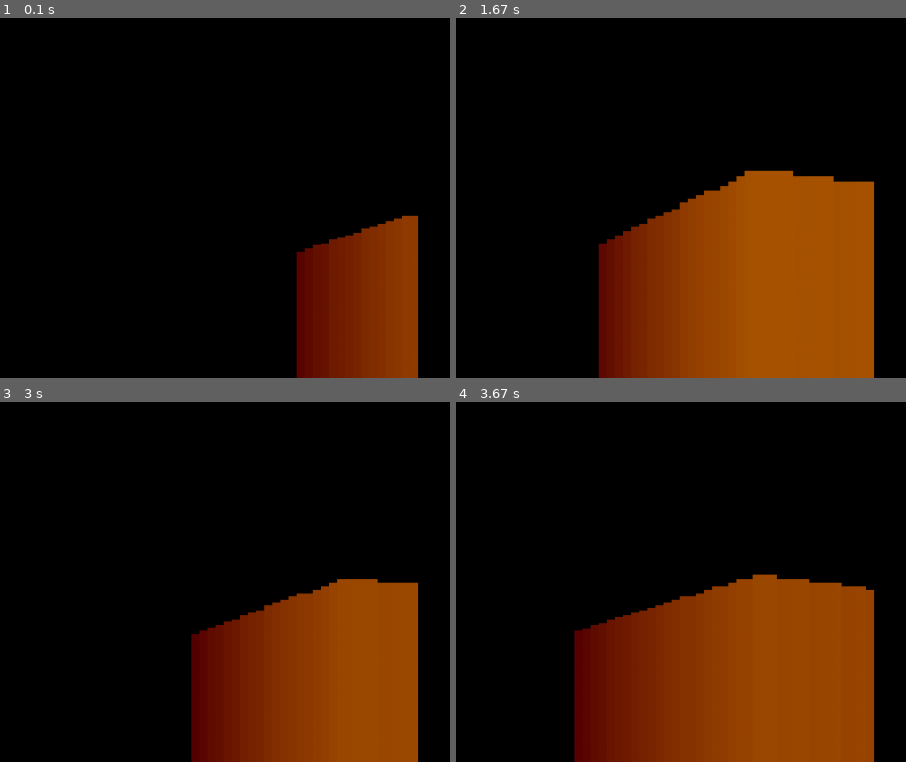
Above: before the commit, frames 1-4 (two rows, left to right).
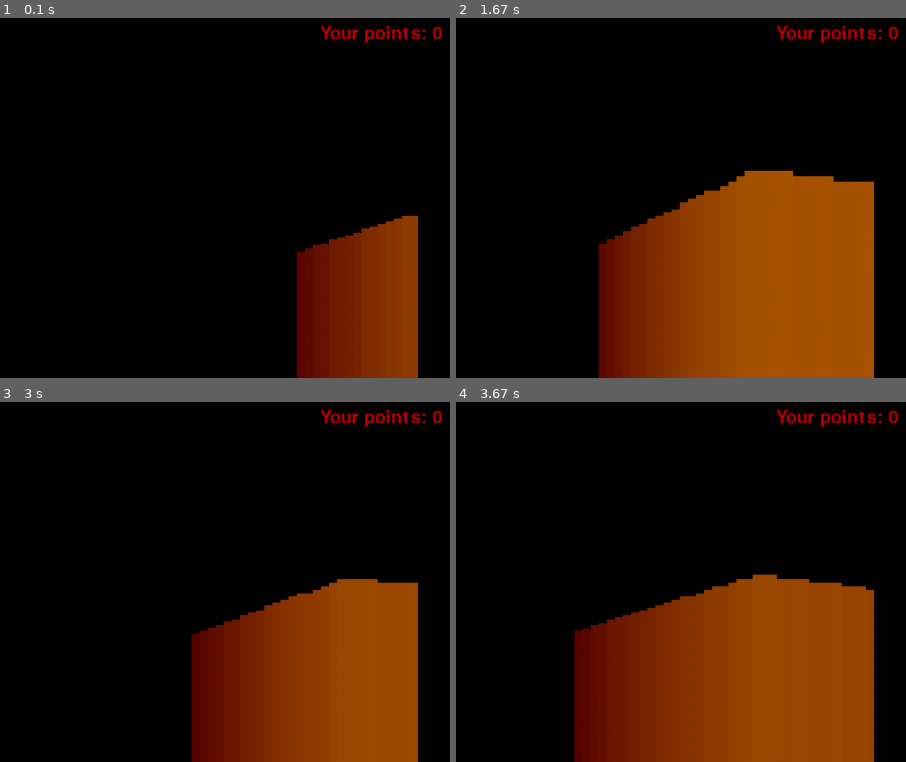
Above: after the commit, the same moments.

Repository: RefasTV/DoomPygame
Game: pygame game, started from Game.py
Two runs of this game, one before a commit and one after it. Both use one fixed random seed, a clock stepped at 60 frames per second and the inputs below.
Inputs (mouse positions are % of the whole screen's width and height, from its top left):
- Up to frame 1 (0.1 s): no input
- Up to frame 2 (1.67 s): hold D 0.33-0.8 s; move the mouse to (46, 54) at 0.37 s; hold W 0.83-1.3 s; move the mouse to (82, 47) at 0.87 s; hold D from 1.33 s (still down); move the mouse to (26, 51) at 1.37 s
- Up to frame 3 (3 s): release D at 1.8 s; hold A 1.83-2.37 s; move the mouse to (19, 35) at 1.87 s; hold S 2.4-2.87 s; move the mouse to (65, 15) at 2.43 s; hold A from 2.9 s (still down); move the mouse to (62, 59) at 2.93 s
- Up to frame 4 (3.67 s): release A at 3.37 s; hold W from 3.4 s (still down); move the mouse to (52, 16) at 3.43 s
The pictures show only the part of the screen within x 44-94%, y 5-55%; the shares and areas given below are measured in that part.

The runs differ from the first frame. In frame 1, 0.5% of the frame differs, in the area x 71-99%, y 2-7%; in frame 2, 0.5%; in frame 3, 0.5%; in frame 4, 0.5%.

Commit message:
Points in corner

Diff:
--- a/Game.py
+++ b/Game.py
@@ -1,5 +1,9 @@
 #######Imports###############
 import pygame, math, random
+
+##########Run################
+pygame.init()
+pygame.font.init()
 
 #### COLORS ####
 orange = (255,171,0)
@@ -20,9 +24,8 @@
 dist = numRays / (2 * math.tan(math.pi/3))
 FOV = math.pi / 3
 deltaAngle = FOV / numRays        # FOV / numRays
-
-##########Run################
-pygame.init()
+isInMenu = False
+font = pygame.font.Font(None, 30)
 
 ###########Classes###########
 class Ray:
@@ -155,6 +158,14 @@
                 if (self.map[j][i] == 1):
                     self.possibleSelect.append((i,j))
 
+    def PrintPoints(self):
+        text = font.render("Your points: " + str(player.points), True, (188,0,0))
+        screen.blit(text,(H - 200,50))
+
+class Menu:
+    def showMenu(self):
+        pygame.draw.rect(screen, orange, (H / 4, W / 4, H / 2, W / 2))
+
 class Player:
     def __init__(self):
         self.posX = 150
@@ -206,11 +217,12 @@
         if (map.colorMap[int(GHPy // 100)][int(GHPx // 100)] == green): # if in colored block:
             player.points += 1
             map.NewTarget()
-            print("Your points:", player.points)
+            #print("Your points:", player.points)
 
 ##########Class Objects##########
 player = Player()
 map = Map()
+menu = Menu()
 
 ###### MUST BE HERE #####
 rays = [0] * numRays
@@ -232,31 +244,40 @@
 ######### Game Loop##############
 while run:
     clock.tick(600)
-    for i in range(numRays):
-        if i == numRays / 2 - 0.5:
-            rays[i] = Ray(player.angle)
-        if i < numRays / 2:
-            rays[i] = Ray(player.angle - FOV/numRays * (numRays/2 - i))
-        if i > numRays / 2:
-            rays[i] = Ray(player.angle + FOV/numRays * (i - numRays/2))
-
-    pygame.display.set_caption(f'{clock.get_fps() : .1f}')
+
     for ev in pygame.event.get():
         if (ev.type == pygame.QUIT): #Quit
             run = False
+        if (ev.type == pygame.MOUSEBUTTONDOWN):
+            player.shoot()
         keys = pygame.key.get_pressed()
 
-        if (keys[pygame.K_SPACE]):#Shoot
-            player.shoot()
-
-    #Game
-    screen.fill((0,0,0))
-    player.movement()
-
-    #   SELECT    #
-
-    #TwoD()
-    ThreeD()
-
-    #Update
+        if (keys[pygame.K_ESCAPE]): # Menu
+            isInMenu = not isInMenu
+
+    if not isInMenu:
+        for i in range(numRays):
+            if i == numRays / 2 - 0.5:
+                rays[i] = Ray(player.angle)
+            if i < numRays / 2:
+                rays[i] = Ray(player.angle - FOV/numRays * (numRays/2 - i))
+            if i > numRays / 2:
+                rays[i] = Ray(player.angle + FOV/numRays * (i - numRays/2))
+
+        #Game
+        screen.fill((0,0,0))
+        player.movement()
+
+        #   SELECT    #
+
+        #TwoD()
+        ThreeD()
+        pygame.display.set_caption(f'{clock.get_fps() : .1f}')
+
+    if isInMenu:
+        menu.showMenu()
+
+    map.PrintPoints()
+
+        #Update
     pygame.display.update()
